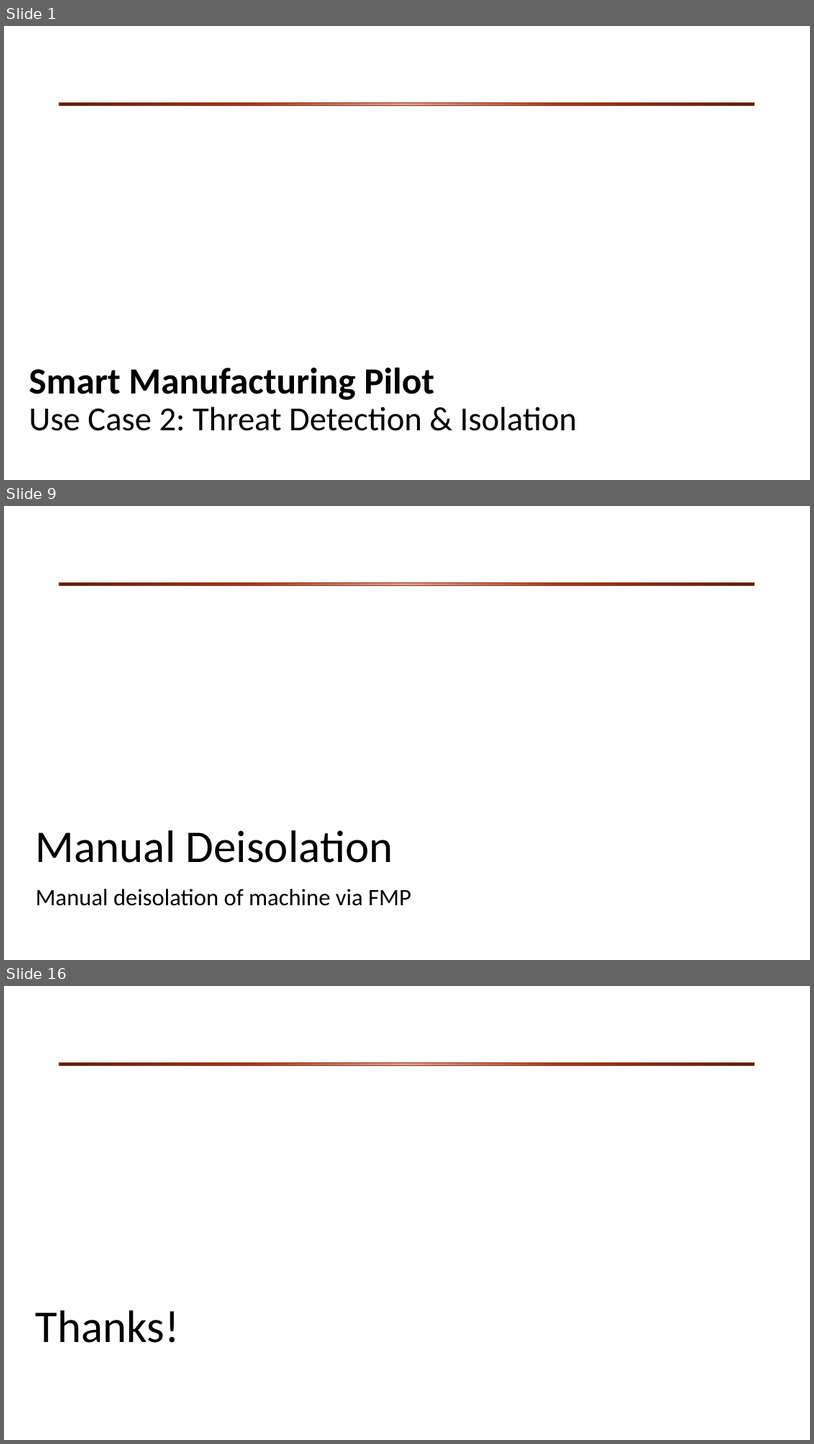
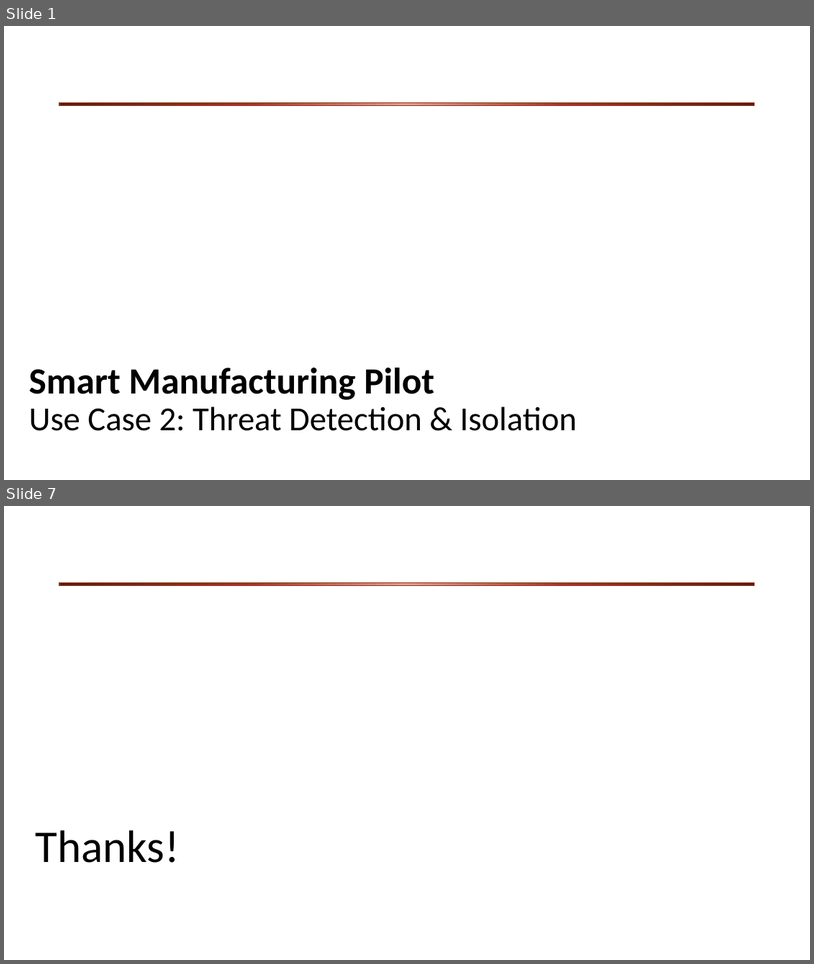
Before and after one commit to sonata-nfv/tng-industrial-pilot, a slide deck: doc/review-slides/uc2-review.pptx. Shown one above the other, each under a label of ours: slides 1, 9 and 16 before the commit, slides 1 and 7 after it; the slides between them are not shown. The pictures are 814x1444 and 814x964 pixels, drawn with LibreOffice and Linux fonts; fonts in the diff are those of the drawing; background and template pictures are left out. Boxes give left, top, right and bottom in pixels: in the first picture for what was removed or moved away, otherwise in the second. Text is boxed around its words. In the diff, an @@ line names an element or a change of style, - is before the commit and + after.

```diff
--- a/doc/review-slides/uc2-review.pptx
+++ b/doc/review-slides/uc2-review.pptx
@@ slide 9 removed at [4, 506, 810, 960], background #FFFFFF; not listed: 1 template element that a slide beside it also shows @@
@@ title removed at [36, 830, 394, 862] @@
-Manual Deisolation
@@ subtitle removed at [36, 888, 412, 906] @@
-Manual deisolation of machine via FMP
@@ what was slide 16 is now slide 7 @@
```
Also in this commit, not shown: 3 slides changed, 2 slides added, 10 other slides removed, 1 other file.
